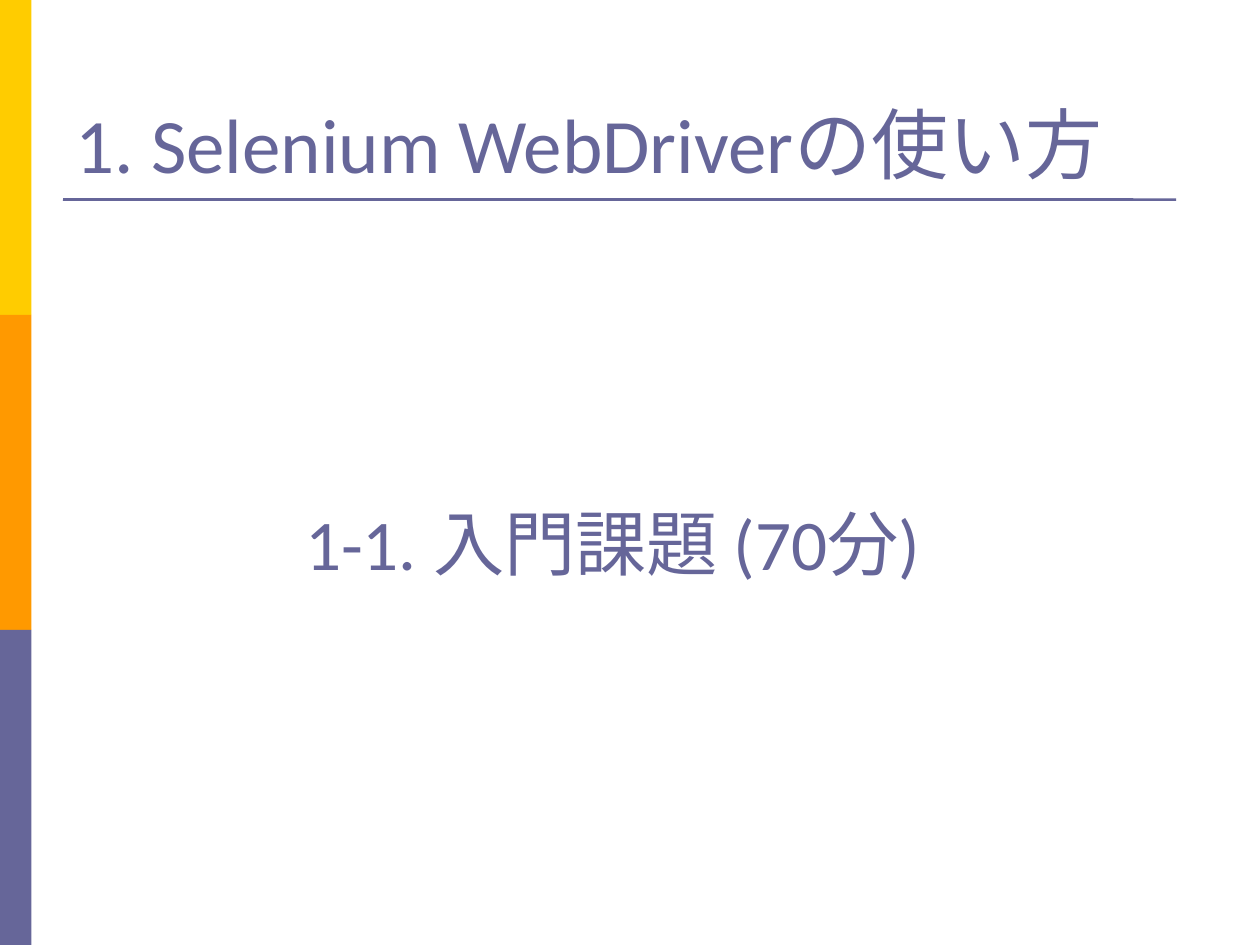
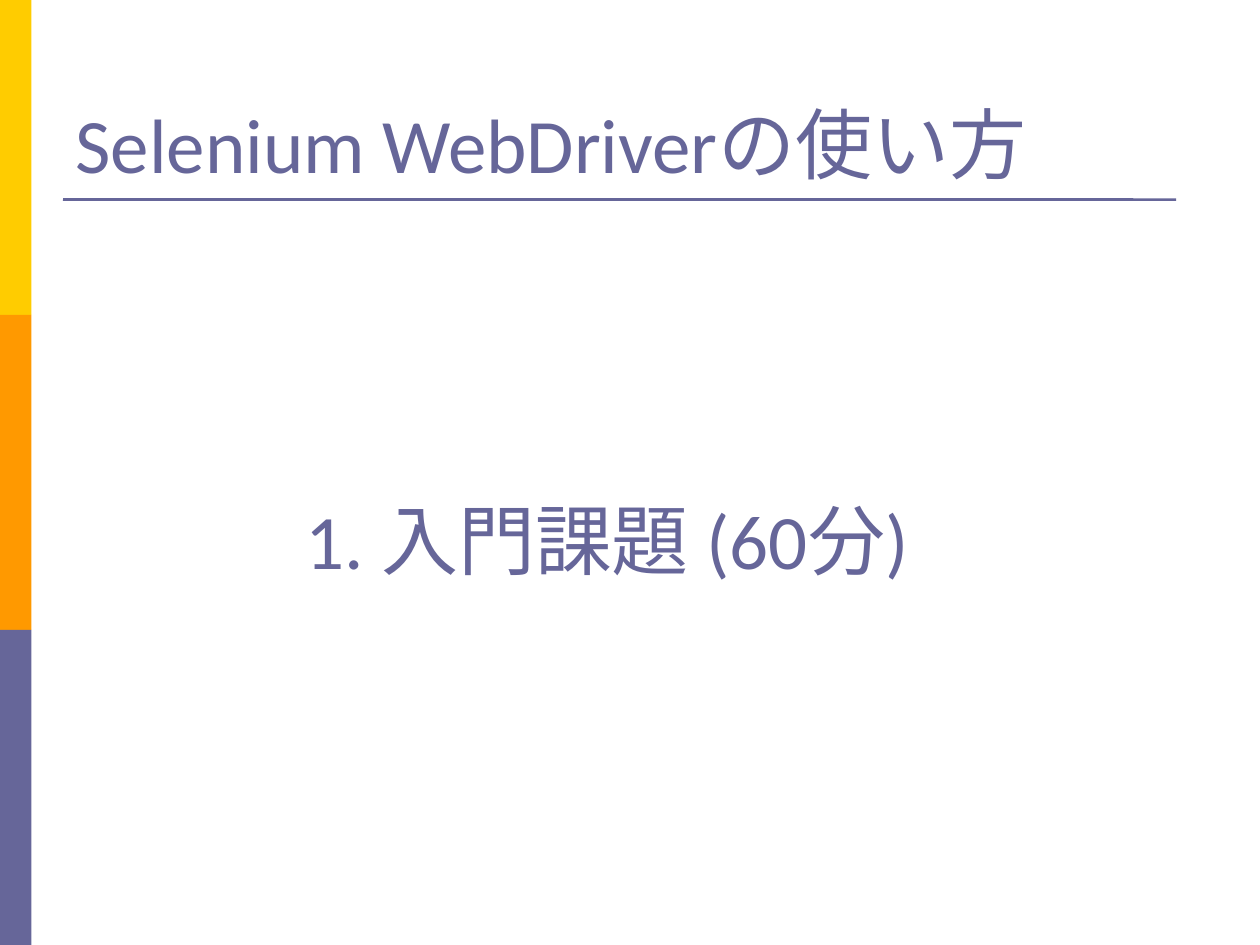
Before and after one commit to SoftwareTestAutomationResearch/STARHOTEL-Teaching-Materials-Simple, a slide deck: slide 10 of teacher/Slide.ppt (slide 8 before the commit). Drawn at 1260x945 pixels with LibreOffice and Linux fonts; fonts in the diff are those of the drawing. Boxes give left, top, right and bottom in pixels: in the first picture for what was removed or moved away, otherwise in the second. Text is boxed around its words. In the diff, an @@ line names an element or a change of style, - is before the commit and + after.

```diff
--- a/teacher/Slide.ppt
+++ b/teacher/Slide.ppt
@@ title at <box>76,109,1026,180</box>: text changed @@
-1. Selenium WebDriverの使い方
+Selenium WebDriverの使い方
@@ text at <box>305,506,909,580</box>: text changed; size 40.7 to 44 pt @@
-1-1. 入門課題 (70分)
+1. 入門課題 (60分)
```
Also in this commit, not shown: 14 other slides changed, 3 slides added, 40 slides removed, 3 other files.
